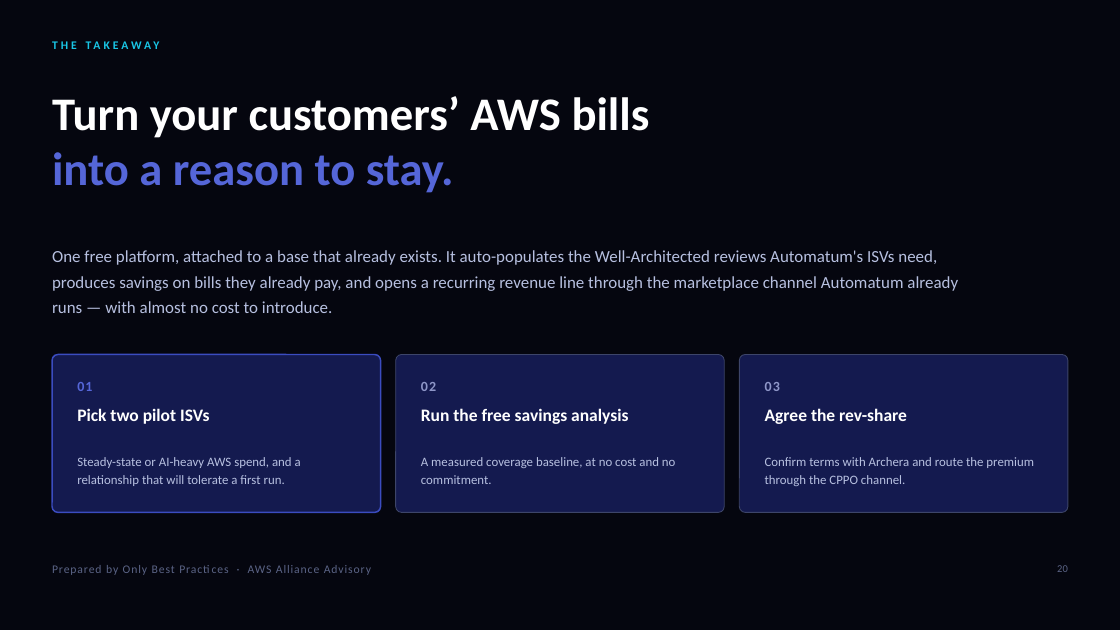
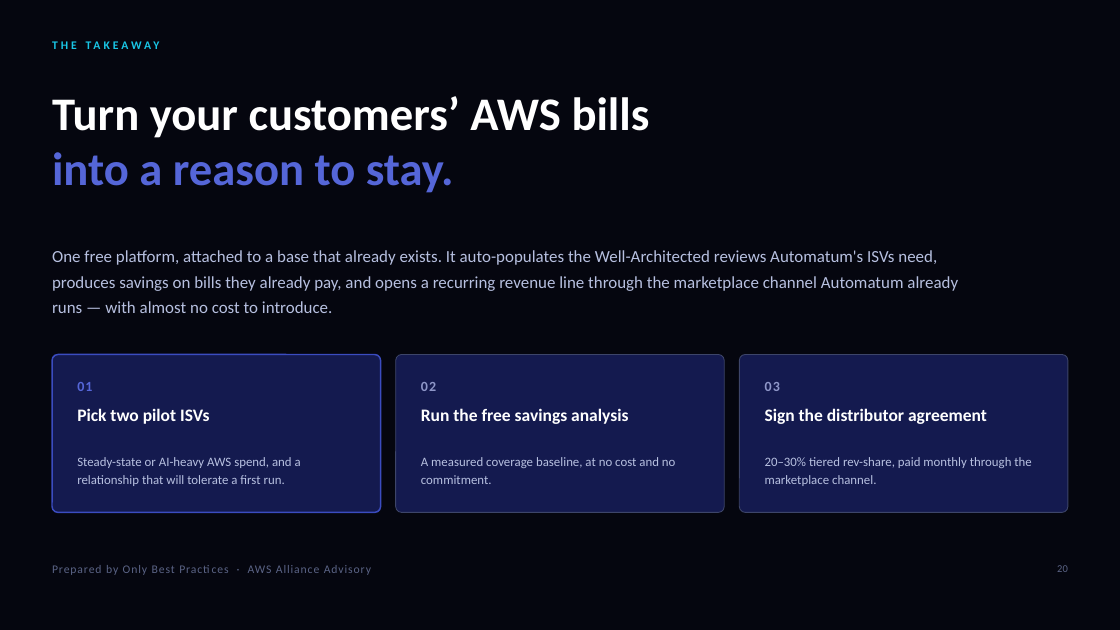
Before and after one commit to KianteEvans/barberbook, a slide deck: slide 20 of decks/Archera-for-Automatum.pptx. Drawn at 1120x630 pixels with LibreOffice and Linux fonts; fonts in the diff are those of the drawing. Boxes give left, top, right and bottom in pixels: in the first picture for what was removed or moved away, otherwise in the second. Text is boxed around its words. In the diff, an @@ line names an element or a change of style, - is before the commit and + after.

```diff
--- a/decks/Archera-for-Automatum.pptx
+++ b/decks/Archera-for-Automatum.pptx
@@ text at (x1=765, y1=408, x2=987, y2=424): text changed @@
-Agree the rev-share
+Sign the distributor agreement
@@ text at (x1=765, y1=457, x2=1031, y2=486): text changed @@
-Confirm terms with Archera and route the premium through the CPPO channel.
+20–30% tiered rev-share, paid monthly through the marketplace channel.
```
Also in this commit, not shown: 6 other slides changed, 2 other files.
